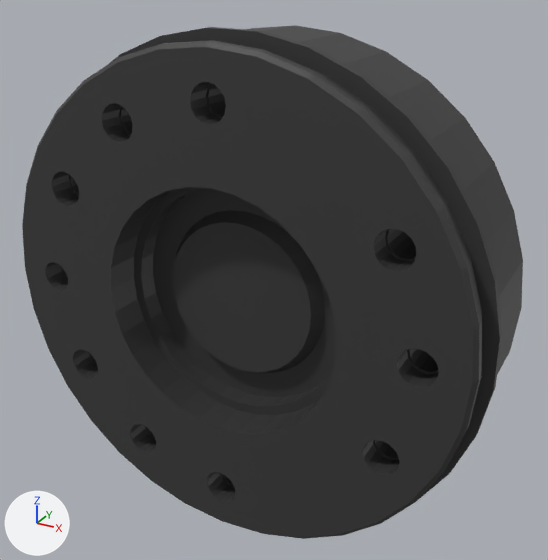
Before and after pictures for a commit that changed the OBJ model docs/public/sim/models/kuka_vcmx/KR_50_R2500/A6.obj.
Rendered twice from a 50 mm camera at (0.0901, -0.1349, 0.0803) aimed at (0.0034, 0.0227, 0.0015). Lighting does not change. The marker at lower left points along +X, +Y and +Z. The first picture is the older version. Where no turn or scale is listed for an object, it has been applied to the vertices. Vertices at exactly the same position are counted once.

Objects in the first picture: 'A6'.
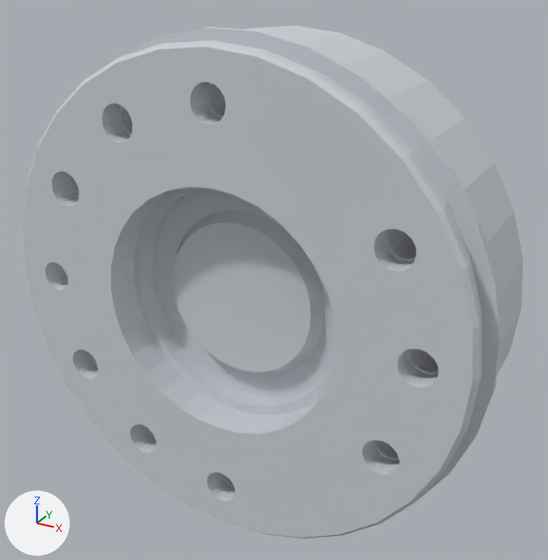
Location of each change, (x1, y1, x2, y2) in pixels of the pictures (548 x 560 px):
'A6', recoloured (dark grey to light grey)
    both: (22, 25, 523, 539)

Diff of the bpy script that builds the scene:
```diff
--- a/docs/public/sim/models/kuka_vcmx/KR_50_R2500/A6.obj.py
+++ b/docs/public/sim/models/kuka_vcmx/KR_50_R2500/A6.obj.py
@@ mat_mat_0 @@
 mat_mat_0 = principled_material('mat_0')
-mat_mat_0.base_color = (1.0, 1.0, 1.0)  # white #ffffff
+mat_mat_0.base_color = (0.612, 0.639, 0.686)  # light grey #cdd1d8
 mat_mat_0.roughness = 0.89
@@ me_a6 @@
 me_a6.from_pydata(...)  # 1360 vertices, 2706 faces; spans x -0.0645..0.0642, y 0.0..0.04, z -0.0643..0.0643
 # used by ob_a6; location = (0.0, 0.0, 0.0)
+# me_a6 part 1: all 2696 faces that had it switch from mat_mat_1 (dark grey #383838) to mat_mat_0 (light grey #cdd1d8)
```
